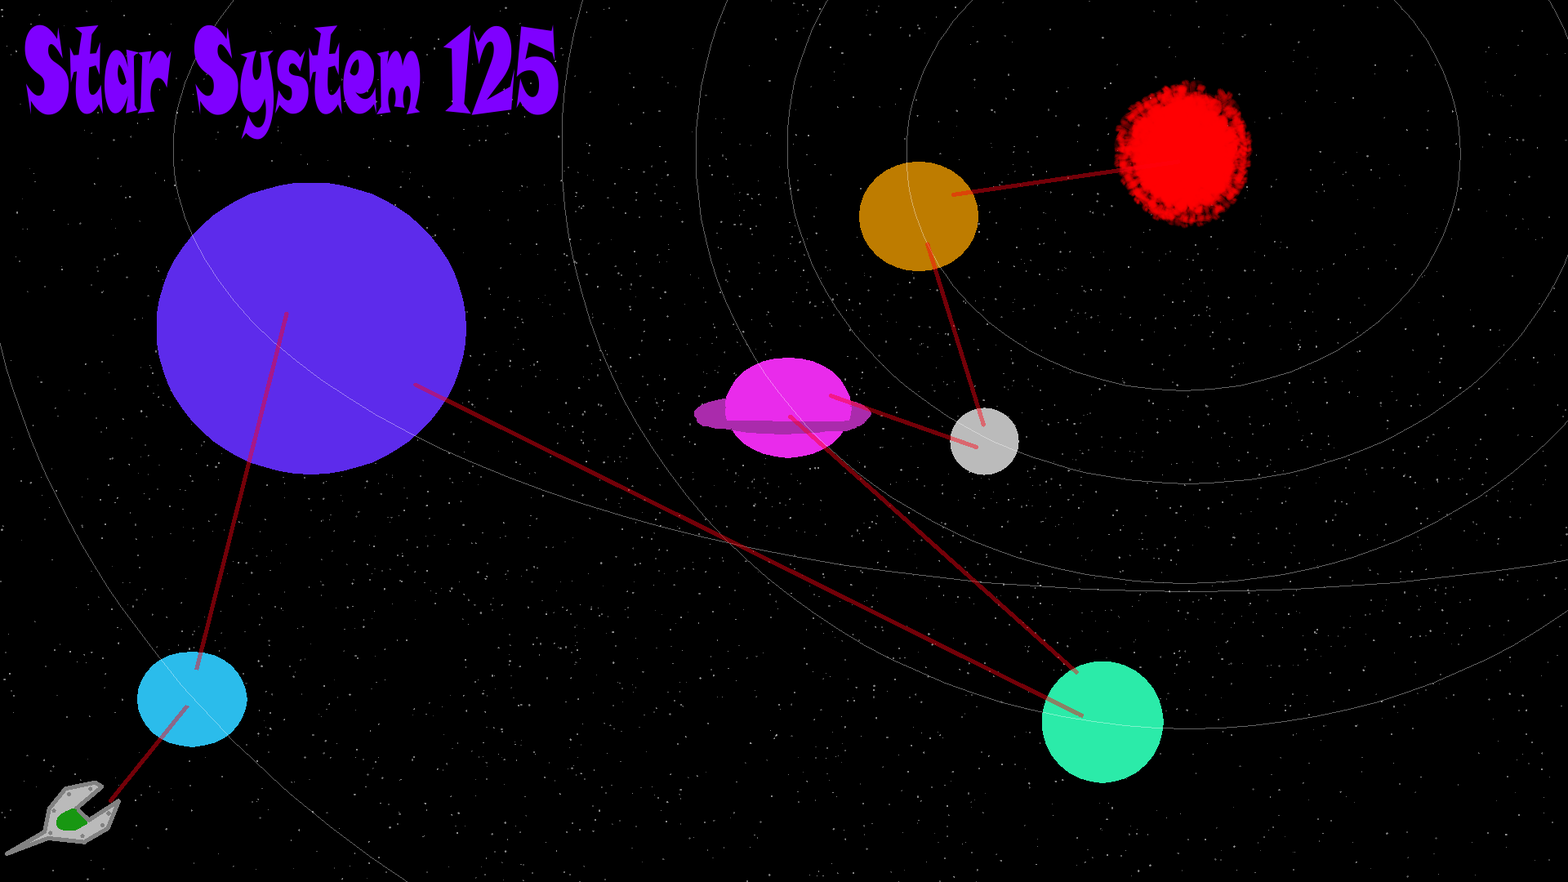
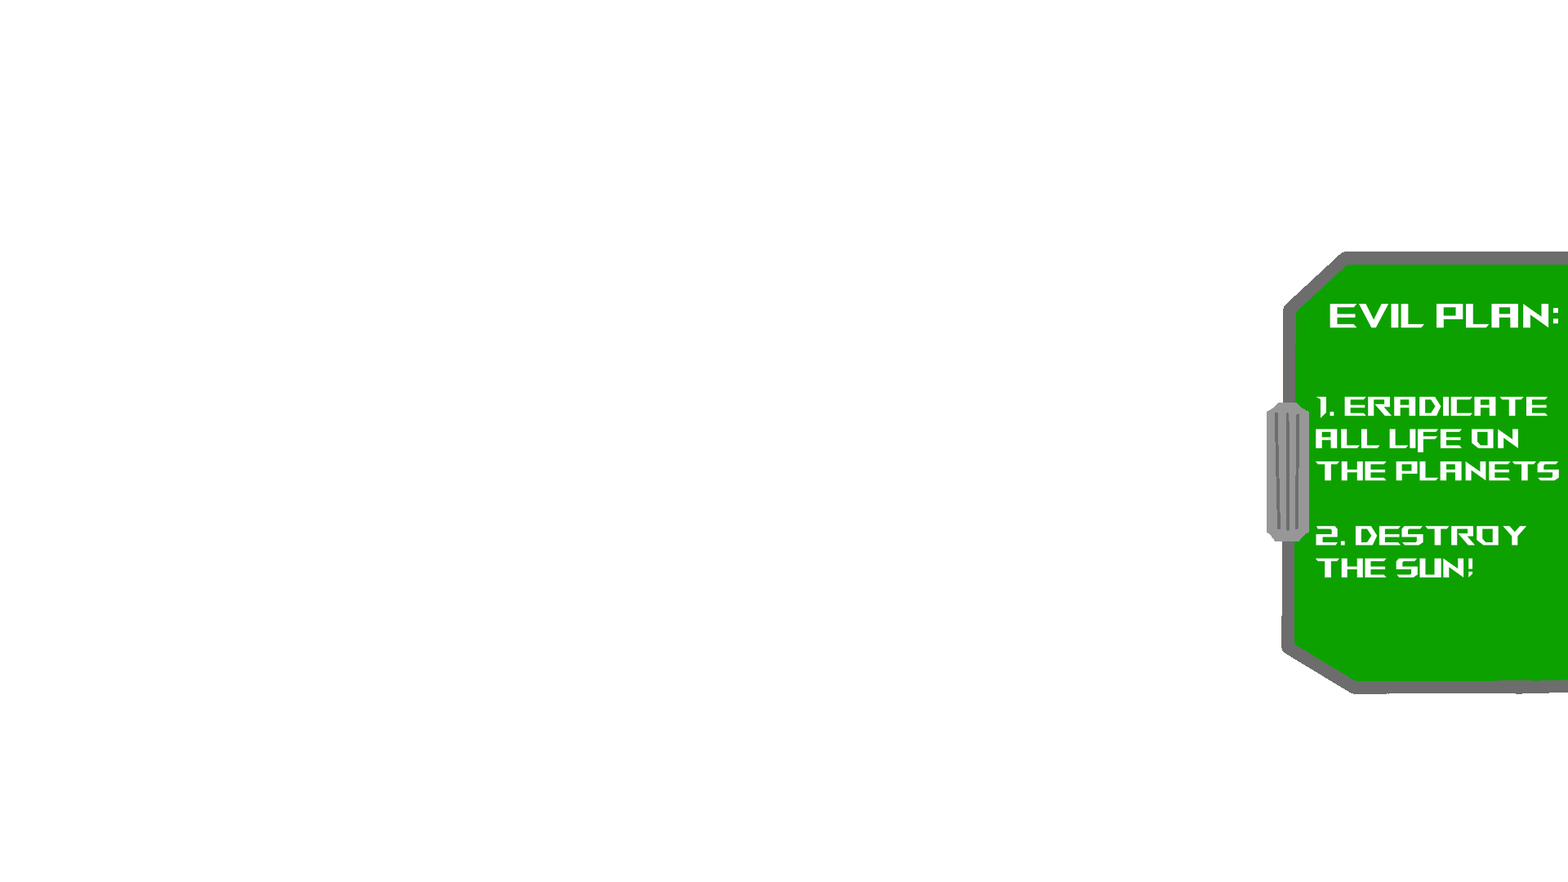
Layer changes from the first 1568px x 882px image to the second:
added layer "Paint Layer 10" above "Paint Layer 8" over [1202, 313, 1359, 628]
showed "Paint Layer 8" over [1358, 261, 1568, 837]
hid "Paint Layer 6" over [104, 156, 1203, 837]
hid "Paint Layer 5" over [0, 731, 157, 882]
hid "Paint Layer 3" over [0, 0, 1568, 882]
hid "Paint Layer 4" over [104, 156, 1203, 784]
hid "Paint Layer 2" over [1045, 52, 1307, 262]
hid "Paint Layer 1" over [0, 0, 1568, 882]